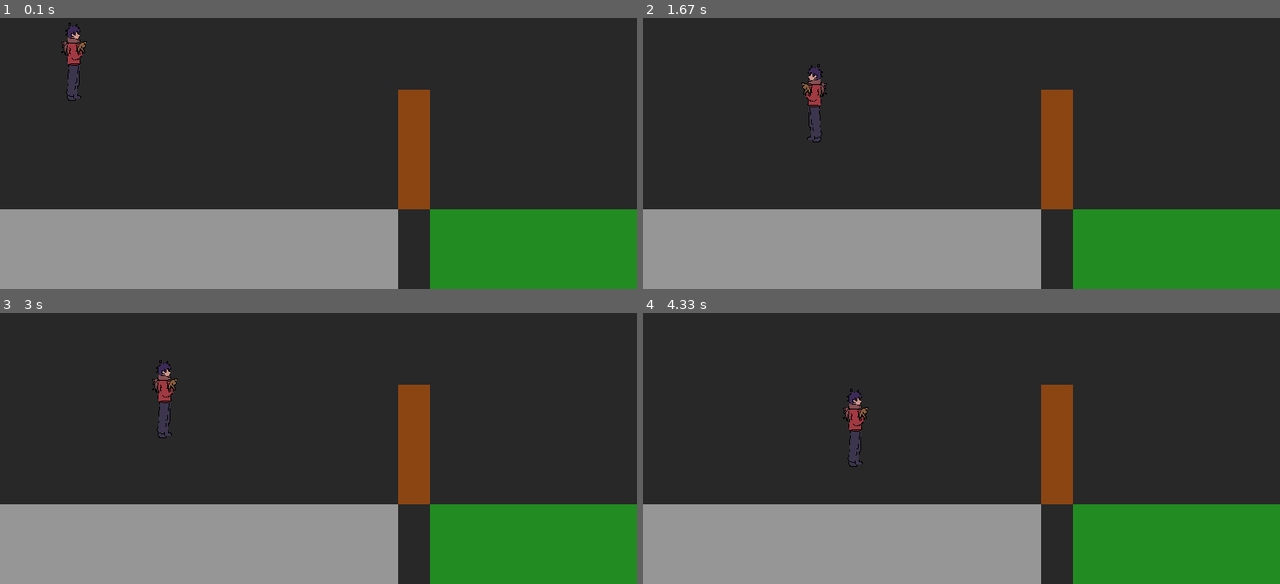
Above: before the commit, frames 1-4 (two rows, left to right).
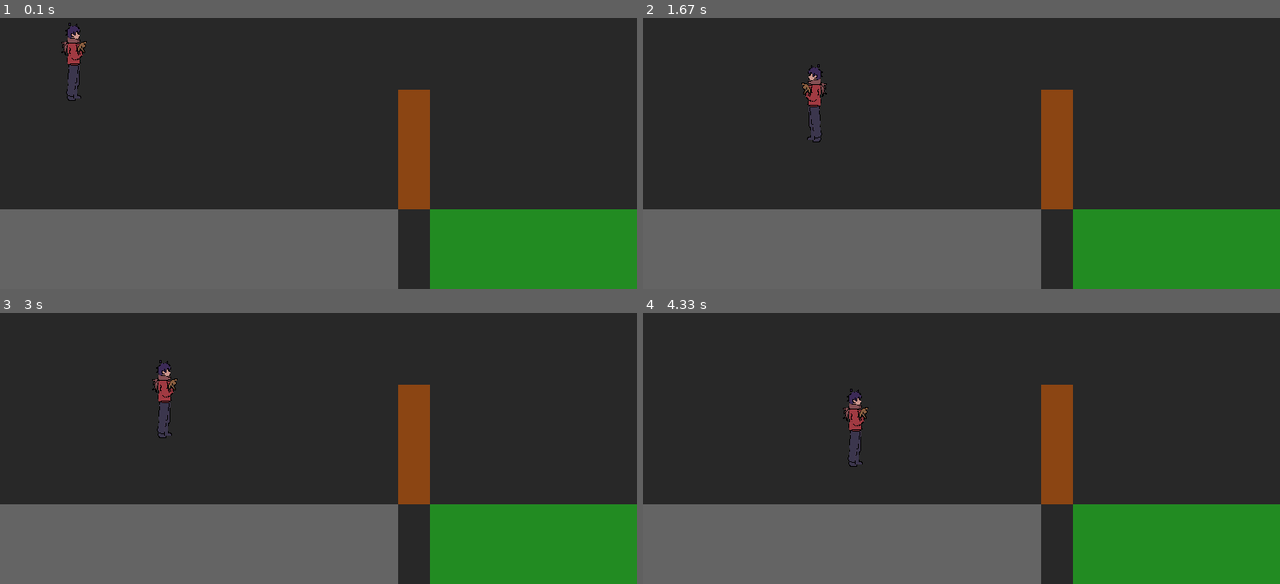
Above: after the commit, the same moments.

Repository: Jayyyy1022/Pygame
Game: pygame game, started from main.py
Two runs of this game, one before a commit and one after it. Both use one fixed random seed, a clock stepped at 60 frames per second and the inputs below.
Inputs:
- Up to frame 1 (0.1 s): no input
- Up to frame 2 (1.67 s): hold D 0.33-0.8 s; hold D 0.83-1.3 s; tap Space at 0.9, 1.2, 1.4 s; hold A from 1.33 s (still down)
- Up to frame 3 (3 s): tap Space at 1.7, 1.97, 2.27, 2.4, 2.7 s; release A at 1.87 s; hold A 1.9-2.3 s; hold D 2.33-2.97 s
- Up to frame 4 (4.33 s): hold A 3-3.47 s; tap Space at 3.07, 3.37, 3.57, 3.87, 4.07 s; hold D 3.5-3.97 s; hold D from 4 s (still down)

The runs differ from the first frame. In frame 1, 18% of the frame differs, in the area x 0-63%, y 70-100%; in frame 2, 18%; in frame 3, 18%; in frame 4, 18%.

Commit message:
add some obstacle element

Diff:
--- a/Entities/Obstacle/platform.py
+++ b/Entities/Obstacle/platform.py
@@ -1,11 +1,21 @@
 import pygame
+import os
 
 class Platform(pygame.sprite.Sprite):
-    def __init__(self, x, y, width, height, color=(100, 100, 100)):
+    ## Added 'image_path' parameter, default is None
+    def __init__(self, x, y, width, height, color=(100, 100, 100), image_path=None):
         super().__init__()
-        # Create a simple solid color rectangle for the platform
-        self.image = pygame.Surface((width, height))
-        self.image.fill(color)
+
+        ## If an image path is provided and the file exists, use the image!
+        if image_path and os.path.exists(image_path):
+            original_image = pygame.image.load(image_path).convert_alpha()
+            ## Scale the image to fit the width and height we set in chapter1.py
+            self.image = pygame.transform.scale(original_image, (width, height))
+        else:
+            ## Fallback: If no image is provided, create a simple solid color rectangle
+            print(f"⚠️ 警告: 找不到图片文件 -> {image_path}")
+            self.image = pygame.Surface((width, height))
+            self.image.fill(color)
 
         self.rect = self.image.get_rect()
         self.rect.topleft = (x, y)
--- a/Scenes/chapter1.py
+++ b/Scenes/chapter1.py
@@ -40,22 +40,23 @@
     ## --- 4. Build the Level (Platforms) ---
     platforms = pygame.sprite.Group()
 
-    ## Scene 1: Start Room Floor
-    platforms.add(Platform(0, 500, 500, 100, (150, 150, 150)))
+    wood_floor_img = os.path.join("Assets", "wood_floor.png")
+    woods_platform_img = os.path.join("Assets", "woods_platform.png")
+    rock_img = os.path.join("Assets", "rock.png")
 
-    ## The Door (Blocks the player at x=500)
+    ## --- Scene 1:  ---
+    platforms.add(Platform(0, 500, 500, 100, image_path=wood_floor_img))
+
     door = Platform(500, 350, 40, 150, (139, 69, 19))
     platforms.add(door)
     is_door_opened = False
 
-    ## Scene 2 & 3: Forest Floor
-    platforms.add(Platform(540, 500, 2000, 100, (34, 139, 34)))
+    ## --- Scene 2 & 3:  ---
+    platforms.add(Platform(540, 500, 2000, 100, color=(34, 139, 34)))
 
-    ## Scene 3: Obstacles (Rocks in the forest)
-    platforms.add(Platform(1000, 450, 60, 50, (128, 128, 128)))
-    platforms.add(Platform(1400, 420, 80, 80, (128, 128, 128)))
-    ## Fixed Rock 3: Made it shorter so it's jumpable! (Height 120 -> 80)
-    platforms.add(Platform(1800, 420, 50, 80, (128, 128, 128)))
+    platforms.add(Platform(1000, 400, 160, 100, image_path=woods_platform_img))
+
+    platforms.add(Platform(1500, 450, 150, 50, image_path=rock_img))
 
     ## Scene 4: Cliff (The forest floor ends at x=2540)
     camera_scroll = 0
Binary file added: Assets/Miscellaneous/rock.png
Binary file added: Assets/Miscellaneous/wood_floor.png
Binary file added: Assets/Miscellaneous/wood_platform.png
Binary file added: Assets/Miscellaneous/woods_platform.png
